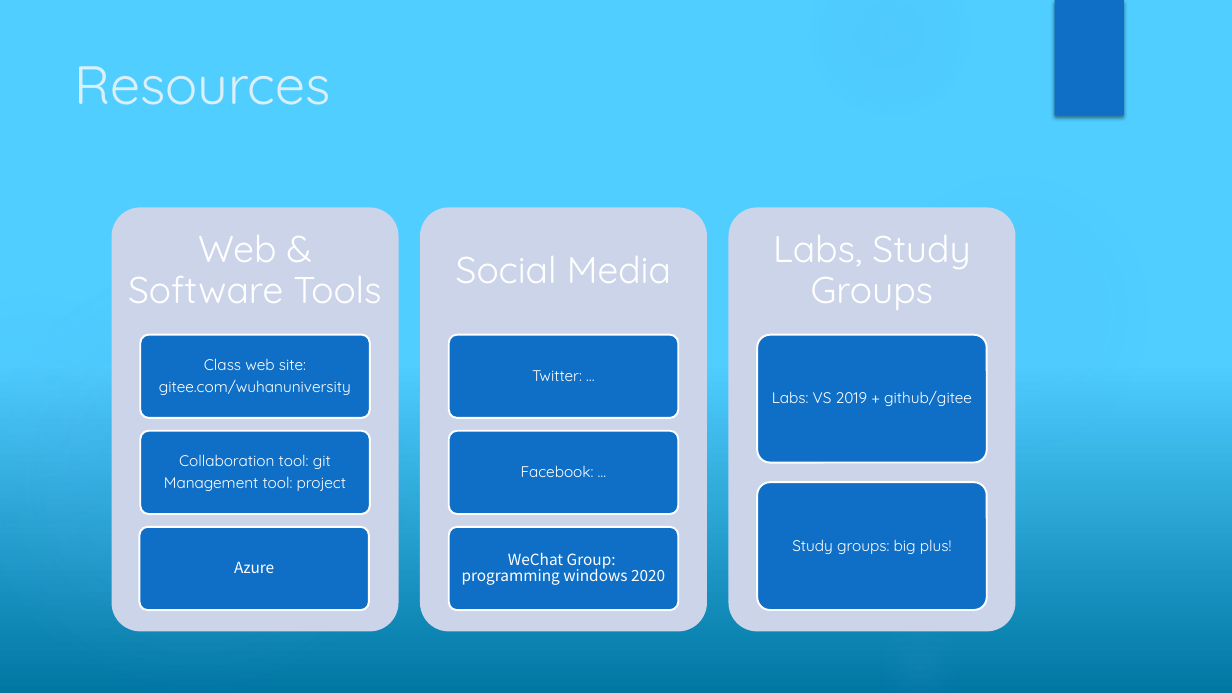
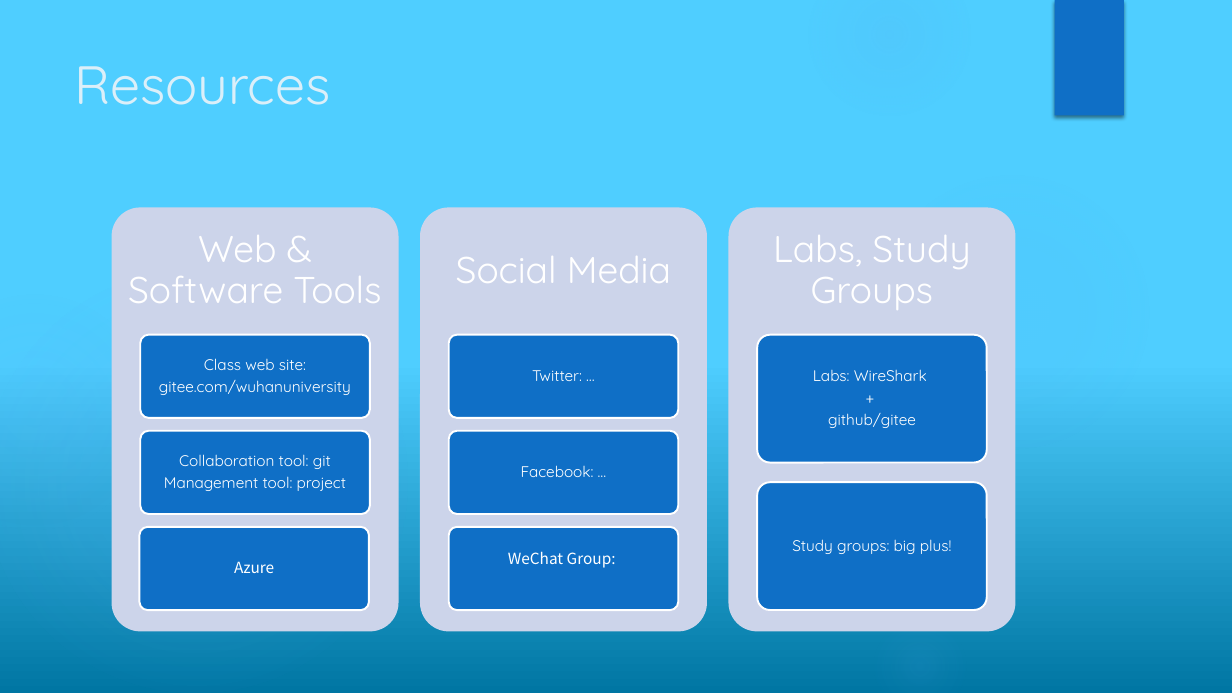
Before and after one commit to network-whu/2021, a slide deck: slide 10 of slides/instruction/introduction.pptx (slide 12 before the commit). Drawn at 1232x693 pixels with LibreOffice and Linux fonts; fonts in the diff are those of the drawing. Boxes give left, top, right and bottom in pixels: in the first picture for what was removed or moved away, otherwise in the second. Text is boxed around its words. In the diff, an @@ line names an element or a change of style, - is before the commit and + after.

```diff
--- a/slides/instruction/introduction.pptx
+++ b/slides/instruction/introduction.pptx
@@ text at [813,369,927,428]: text changed @@
-Labs: VS 2019 + github/gitee
+Labs: WireShark
++
+github/gitee
@@ text at [508,551,616,568]: text changed @@
-WeChat Group:
-programming windows 2020
+WeChat Group:
```
Also in this commit, not shown: 4 other slides changed, 2 slides removed, 1 other file.
